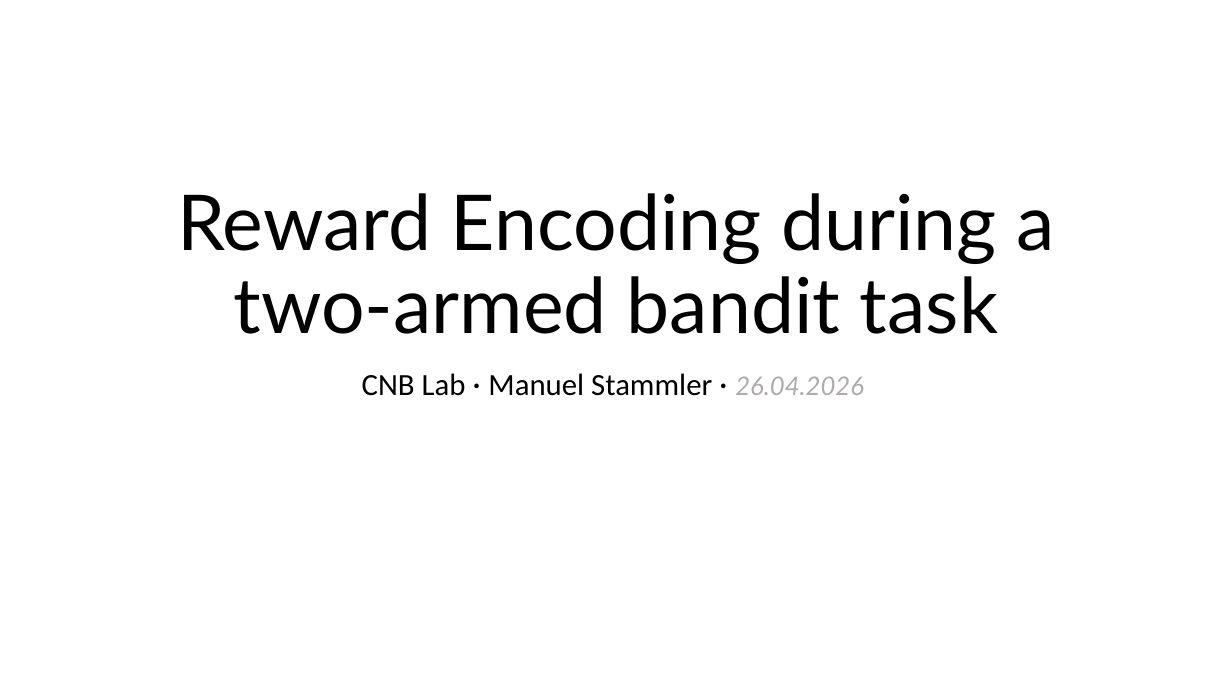
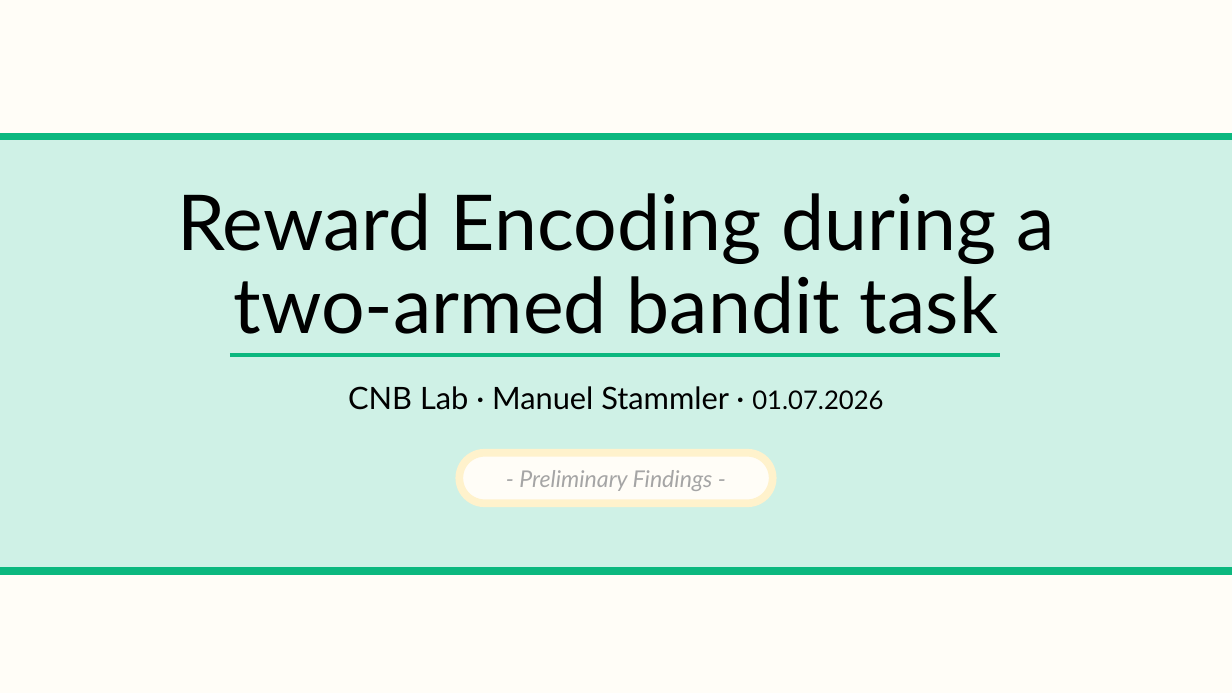
Before and after one commit to trNk27/Human_Data_Exploration, a slide deck: slide 1 of presentation/Prototype.pptx. Drawn at 1232x693 pixels with LibreOffice and Linux fonts; fonts in the diff are those of the drawing; background and template pictures are left out. Boxes give left, top, right and bottom in pixels: in the first picture for what was removed or moved away, otherwise in the second. Text is boxed around its words. In the diff, an @@ line names an element or a change of style, - is before the commit and + after.

```diff
--- a/presentation/Prototype.pptx
+++ b/presentation/Prototype.pptx
@@ background picture (left out) to #FFFDF7 @@
@@ rectangle added at box(0, 137, 1232, 571), fill #CFF1E6, outline #0CB87F 6 pt @@
@@ line added from (230, 355) to (1000, 355), #0CB87F 3 pt @@
@@ subtitle at box(348, 386, 883, 410): text changed; font Calibri to Lato @@
-CNB Lab · Manuel Stammler · 26.04.2026
+CNB Lab · Manuel Stammler · 01.07.2026
@@ rounded rectangle added at box(459, 453, 773, 504), fill #FFFDF7, outline #FFF2CC 6 pt, 18 pt, text #A5A5A5, italic @@
+- Preliminary Findings -
```
Also in this commit, not shown: 2 other slides changed, 6 slides added, 2 slides removed, 2 other files.
